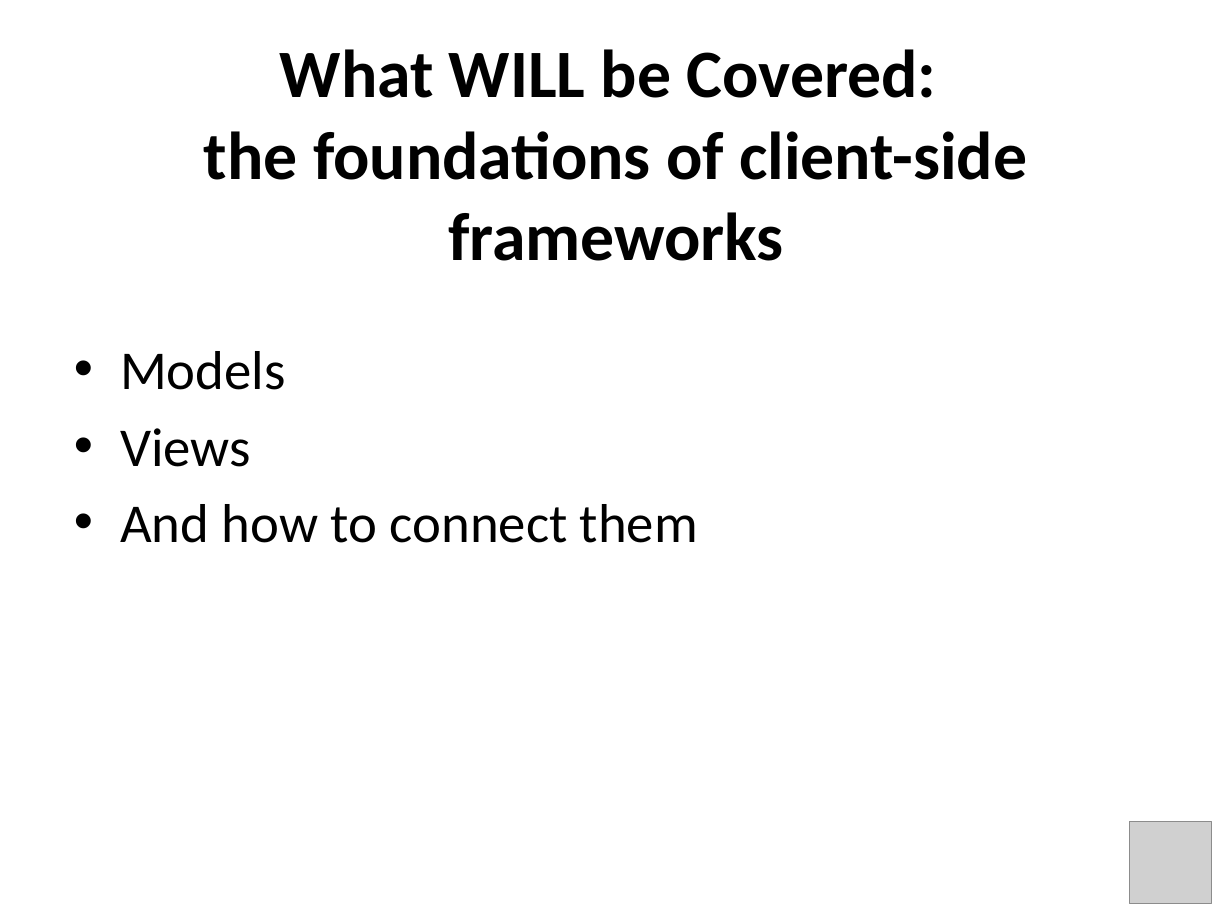
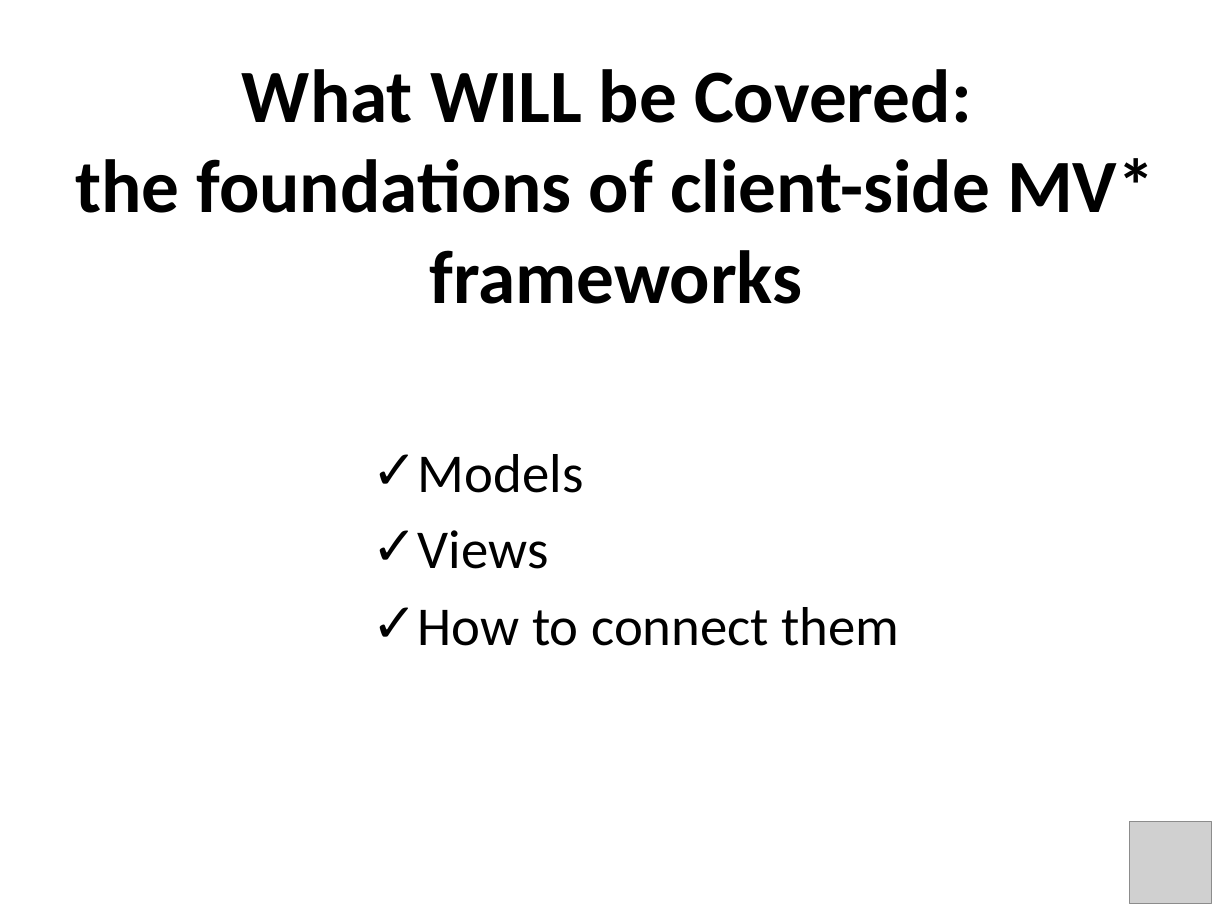
Before and after one commit to jkoynok/TechFest.BackBone, a slide deck: slide 3 of TechFest.Backbone/tf.backbone.pptx. Drawn at 1232x924 pixels with LibreOffice and Linux fonts; fonts in the diff are those of the drawing; grey boxes stand for pictures. Boxes give left, top, right and bottom in pixels: in the first picture for what was removed or moved away, otherwise in the second. Text is boxed around its words. In the diff, an @@ line names an element or a change of style, - is before the commit and + after.

```diff
--- a/TechFest.Backbone/tf.backbone.pptx
+++ b/TechFest.Backbone/tf.backbone.pptx
@@ title at (75, 69, 1155, 304): text changed; size 39.6 to 44 pt @@
-What WILL be Covered:
-the foundations of client-side frameworks
+What WILL be Covered:
+the foundations of client-side MV* frameworks
@@ text "Models": place and size @@
-text "Models" at (120, 351, 698, 543)
+text "Models" at (418, 454, 899, 646)
@@ text at (418, 454, 584, 569): bullet • to ✓ @@
@@ text at (418, 607, 899, 646): text changed @@
-• And how to connect them
+✓ How to connect them
```
Also in this commit, not shown: 5 other slides changed, 1 slide added, 1 slide removed, 4 other files.
